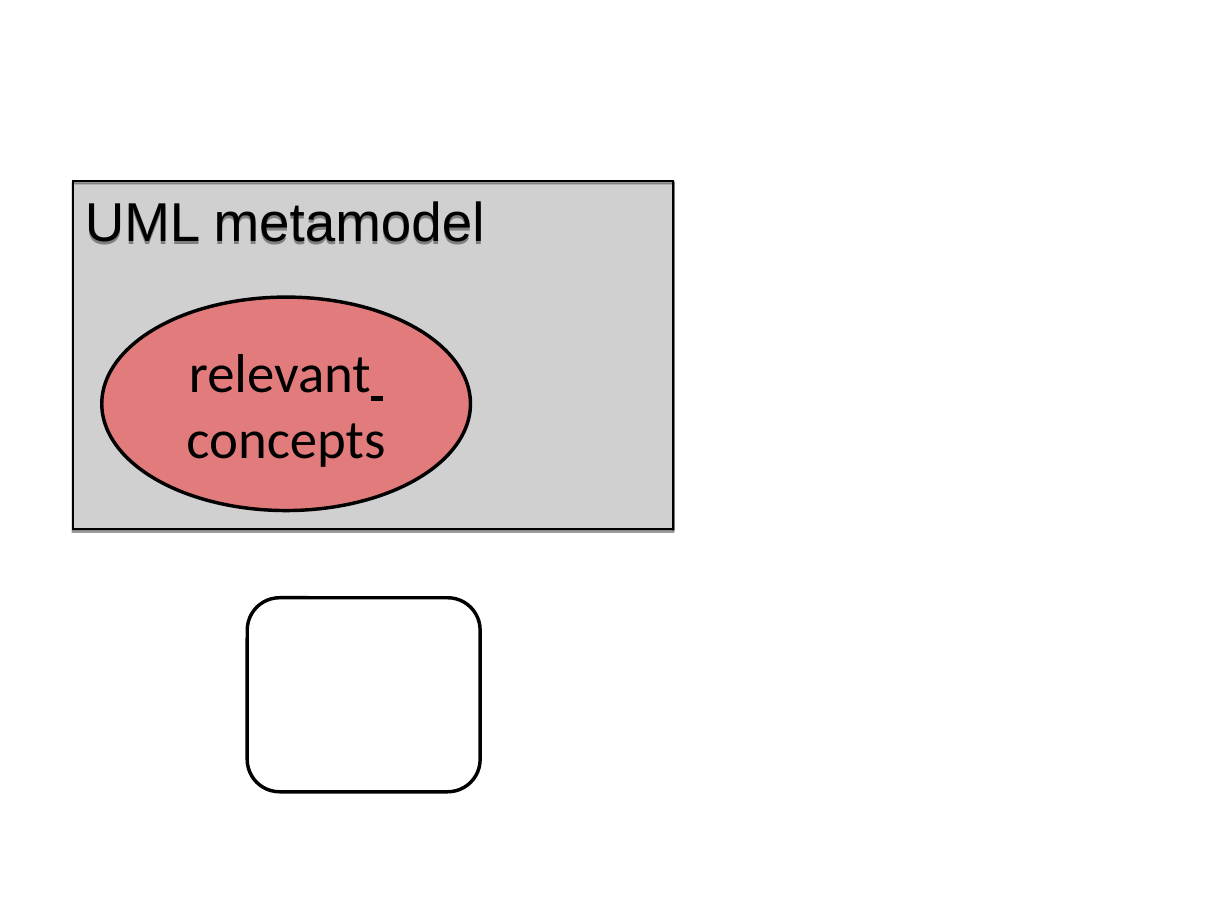
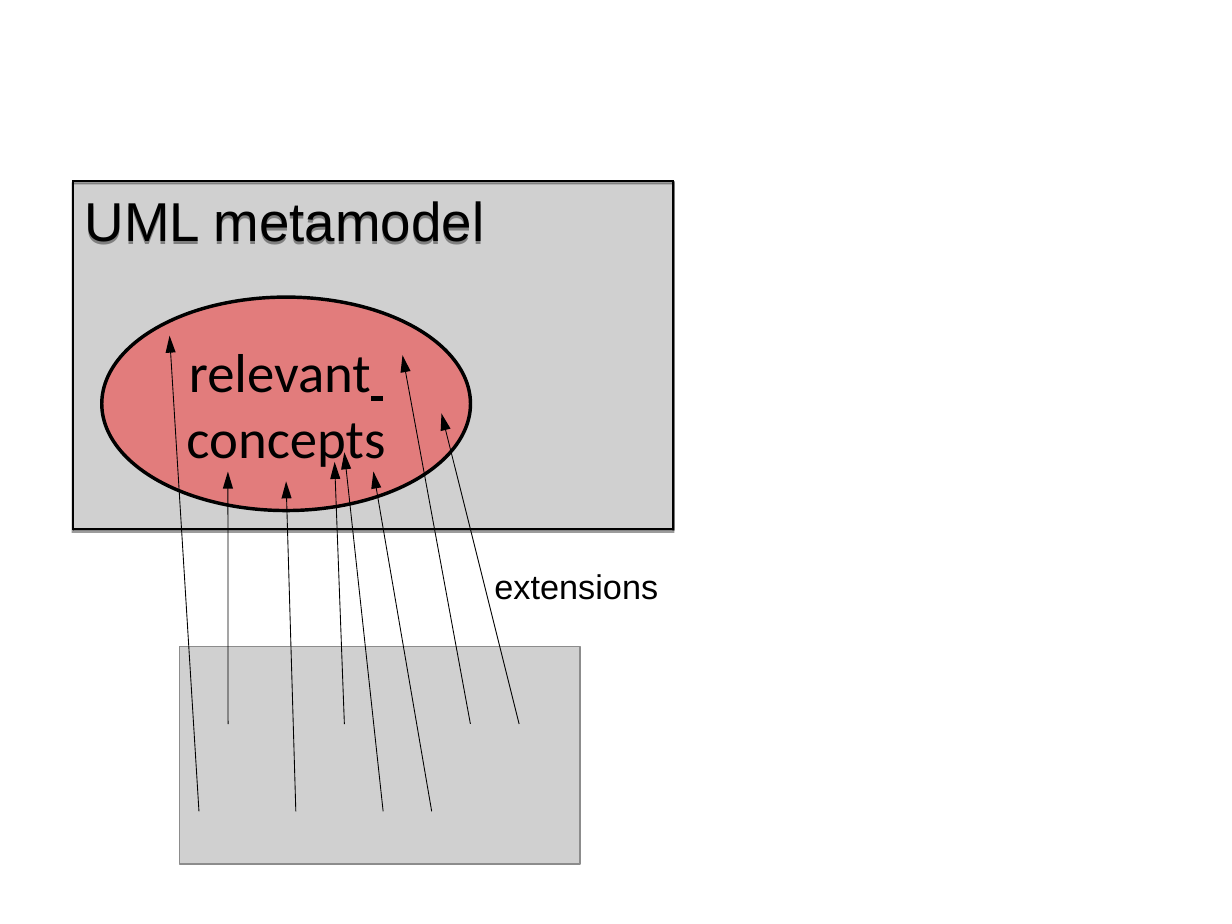
Before and after one commit to iivanoo/umlbridgepaper, a slide deck: slide 17 of UMLBridge/figures/3.0.ppt (slide 16 before the commit). Drawn at 1232x924 pixels with LibreOffice and Linux fonts; fonts in the diff are those of the drawing; grey boxes stand for pictures. Boxes give left, top, right and bottom in pixels: in the first picture for what was removed or moved away, otherwise in the second. Text is boxed around its words. In the diff, an @@ line names an element or a change of style, - is before the commit and + after.

```diff
--- a/UMLBridge/figures/3.0.ppt
+++ b/UMLBridge/figures/3.0.ppt
@@ arrow added from (198, 812) to (170, 335), #000000 0.51 pt @@
@@ arrow added from (471, 724) to (403, 355), #000000 0.51 pt @@
@@ arrow added from (519, 724) to (441, 414), #000000 0.51 pt @@
@@ arrow added from (228, 724) to (228, 472), #000000 0.51 pt @@
@@ arrow added from (345, 724) to (335, 462), #000000 0.51 pt @@
@@ arrow added from (383, 812) to (344, 452), #000000 0.51 pt @@
@@ arrow added from (431, 812) to (373, 472), #000000 0.51 pt @@
@@ arrow added from (296, 812) to (286, 482), #000000 0.51 pt @@
@@ rounded rectangle removed at bbox=[248, 598, 480, 791] @@
@@ text added at bbox=[494, 574, 658, 600], 20 pt, text #000000 @@
+extensions
@@ picture added at bbox=[180, 647, 580, 865] @@
```
Also in this commit, not shown: 2 slides added, 2 slides removed, 4 other files.
